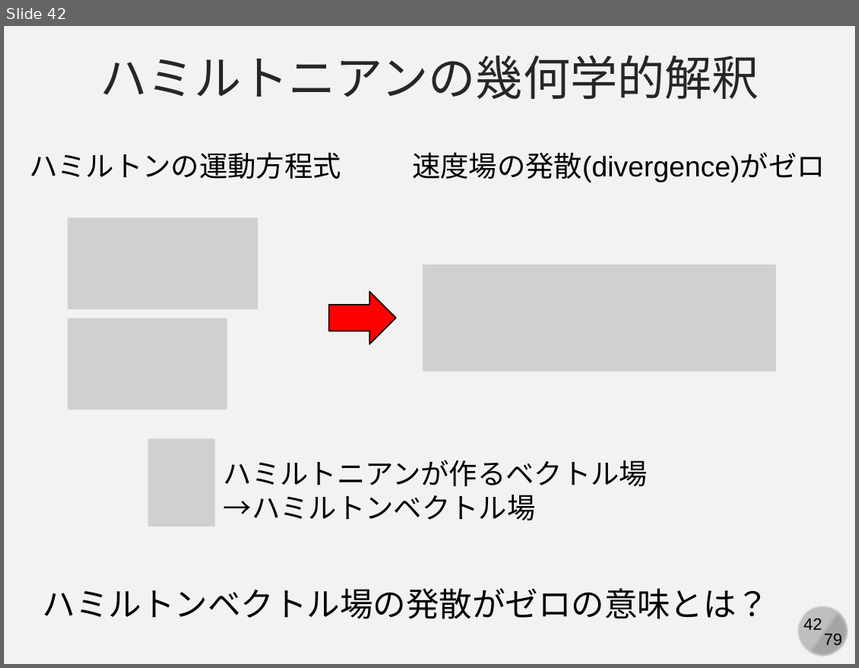
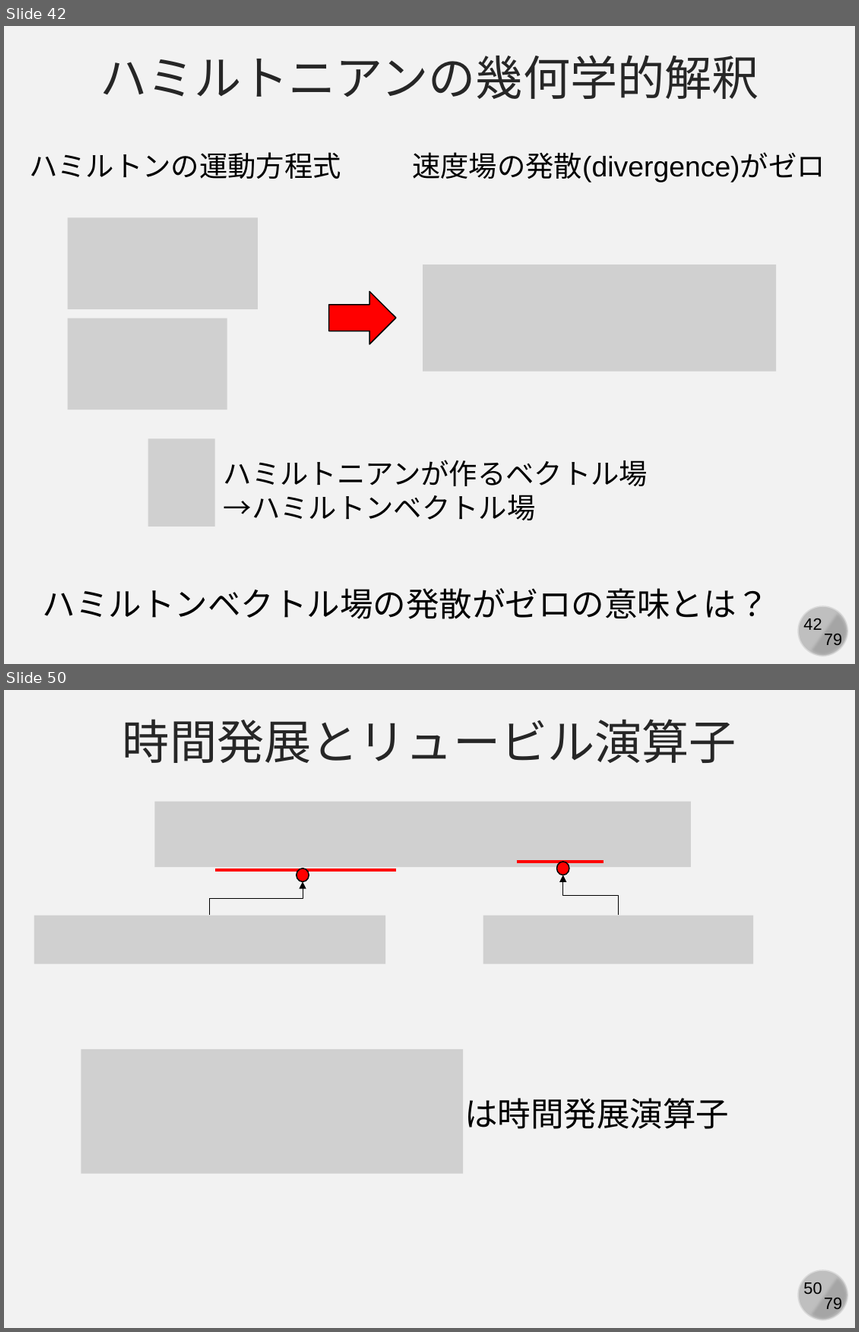
Before and after one commit to kaityo256/simulation_engineering, a slide deck: 05_md_basic/simulation05.pptx. Shown one above the other, each under a label of ours: slide 42 before the commit, slides 42 and 50 after it; the slides between them are not shown. The pictures are 859x668 and 859x1332 pixels, drawn with LibreOffice and Linux fonts; fonts in the diff are those of the drawing; grey boxes stand for pictures. Boxes give left, top, right and bottom in pixels: in the first picture for what was removed or moved away, otherwise in the second. Text is boxed around its words. In the diff, an @@ line names an element or a change of style, - is before the commit and + after.

```diff
--- a/05_md_basic/simulation05.pptx
+++ b/05_md_basic/simulation05.pptx
@@ slide 50 added at [4, 690, 855, 1328], background #F2F2F2; not listed: 4 template elements that a slide beside it also shows @@
@@ text added at [123, 719, 737, 763], 40 pt, text #262626 @@
+時間発展とリュービル演算子
@@ picture added at [154, 802, 691, 867] @@
@@ line added from (215, 870) to (396, 870), #FF0000 2.25 pt @@
@@ ellipse added at [297, 869, 310, 882], fill #FF0000, outline #000000 1 pt @@
@@ line added from (516, 862) to (604, 862), #FF0000 2.25 pt @@
@@ ellipse added at [557, 862, 570, 875], fill #FF0000, outline #000000 1 pt @@
@@ elbow arrow added from (210, 916) to (303, 882), #000000 0.5 pt @@
@@ elbow arrow added from (619, 916) to (563, 875), #000000 0.5 pt @@
@@ picture added at [34, 916, 386, 964] @@
@@ picture added at [484, 916, 753, 964] @@
@@ picture added at [82, 1049, 464, 1173] @@
@@ text added at [465, 1098, 729, 1129], 28 pt, text #000000 @@
+は時間発展演算子
```
Also in this commit, not shown: 3 slides changed, 7 other slides added.
